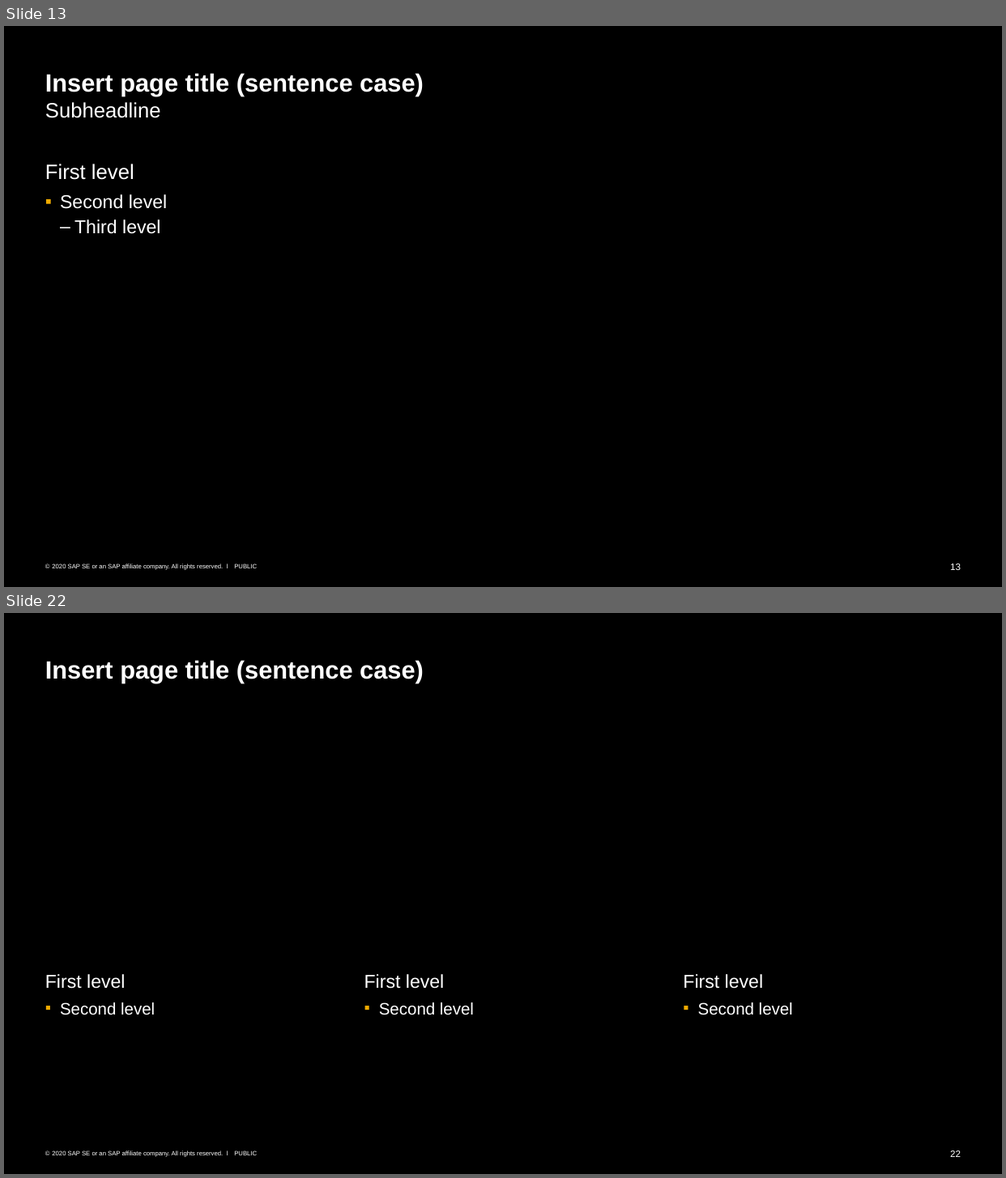
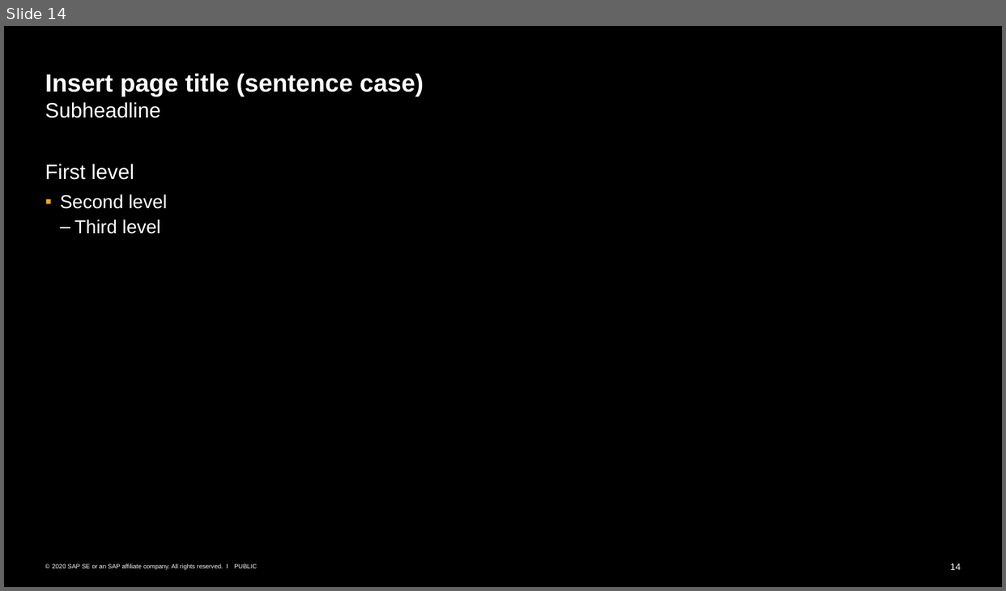
Before and after one commit to Andre-Gilbert/Dijkstra-Shortest-Path, a slide deck: docs/ALG_7_Graphen_Dijkstra.pptx. Shown one above the other, each under a label of ours: slides 13 and 22 before the commit, slide 14 after it; the slides between them are not shown. The pictures are 1006x1178 and 1006x591 pixels, drawn with LibreOffice and Linux fonts; fonts in the diff are those of the drawing. Boxes give left, top, right and bottom in pixels: in the first picture for what was removed or moved away, otherwise in the second. Text is boxed around its words. In the diff, an @@ line names an element or a change of style, - is before the commit and + after.

```diff
--- a/docs/ALG_7_Graphen_Dijkstra.pptx
+++ b/docs/ALG_7_Graphen_Dijkstra.pptx
@@ slide 22 removed at (x1=4, y1=613, x2=1002, y2=1174), background #000000; not listed: 3 template elements that a slide beside it also shows @@
@@ title removed at (x1=45, y1=660, x2=424, y2=683) @@
-Insert page title (sentence case)
@@ text removed at (x1=45, y1=974, x2=155, y2=1016) @@
-First level
-  ▪ Second level
@@ text removed at (x1=364, y1=974, x2=474, y2=1016) @@
-First level
-  ▪ Second level
@@ text removed at (x1=683, y1=974, x2=793, y2=1016) @@
-First level
-  ▪ Second level
@@ what was slide 13 is now slide 14 @@
@@ page number at (x1=950, y1=564, x2=961, y2=570): text changed @@
-13
+14
```
Also in this commit, not shown: 5 slides changed, 15 slides added, 16 other slides removed.
